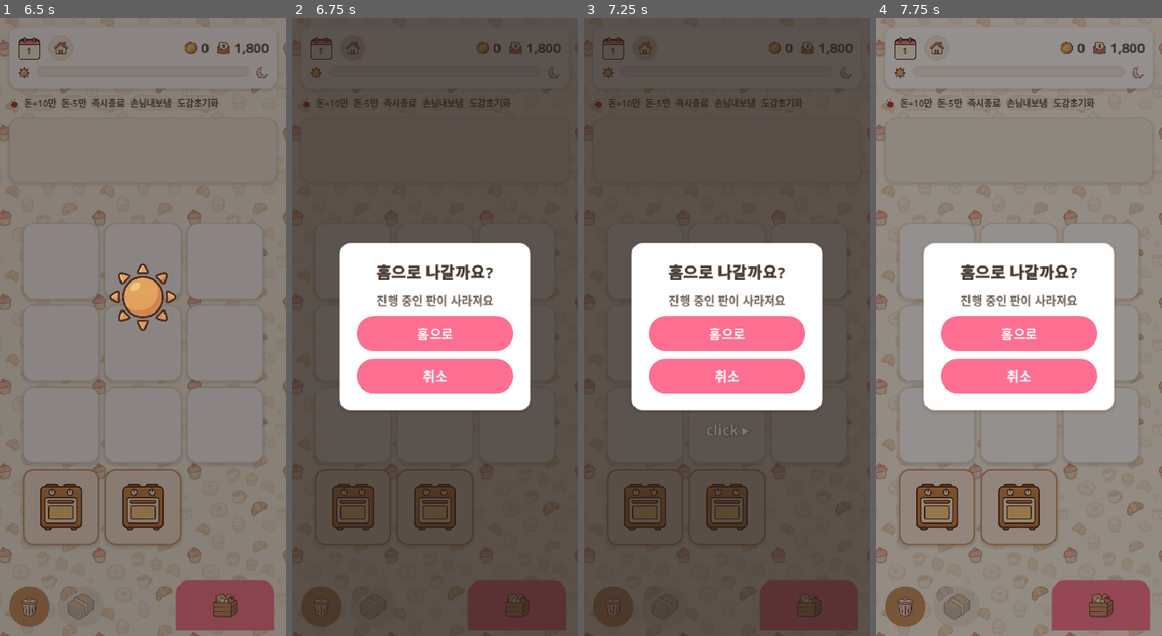
Above: before the commit, frames 1-4 (left to right).
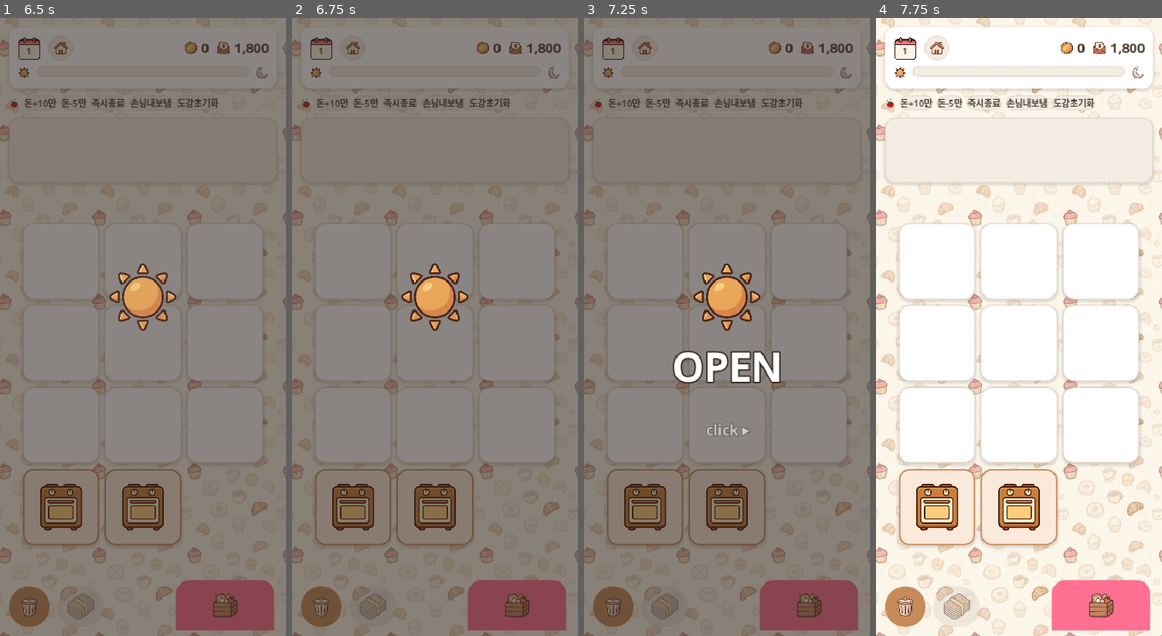
Above: after the commit, the same moments.

Repository: yellyB/game-slot-kitchen
Game: Godot game, scene res://scenes/Main.tscn
The game is run twice, just before and just after one commit, with the same random seed, the same clock (stepped at 60 frames per second) and the same inputs. Sound files missing from this copy of the repository are replaced by a short silence.
Inputs (mouse positions are in pixels of both pictures, inside the frame that each line leads up to):
- Up to frame 1 (6.5 s): click (60, 48) at 0.5 s; click "돈+10만" at 1.25 s; click "돈-5만" at 2 s; click "손님내보냄" at 2.75 s; click "도감초기화" at 3.5 s; click (28, 605) at 4.27 s; click (225, 605) at 5 s; click (143, 314) at 5.77 s
- Up to frame 2 (6.75 s): click (352, 48) at 6.5 s
- Up to frame 3 (7.25 s): no input
- Up to frame 4 (7.75 s): click (1019, 333) at 7.25 s, where only the run before the commit has a clickable "홈으로"

Frame 1 is identical in both runs. In frame 2, 98% of the frame differs, in the area x 0-100%, y 0-100%; in frame 3, 98%; in frame 4, 89%.

Commit message:
OPEN/CLOSE 딤 상태에서 뒤 버튼 클릭 차단
배너 딤이 mouse_filter IGNORE라 애니메이션 동안 뒤 버튼(창고 등)이 눌리던 문제.
딤을 STOP으로 바꿔 딤 떠있는 내내 뒤 입력 차단. 탭 캐처(z350)는 딤(z200) 위라
탭으로 넘기기는 정상 동작.

Co-Authored-By: Claude Opus 4.8 (1M context) <noreply@anthropic.com>

Diff:
--- a/scripts/main.gd
+++ b/scripts/main.gd
@@ -36,6 +36,7 @@
 var _expect_fly := false   # true면 이번 증가는 _fly_gain 도착 때 팝(즉시 팝 생략)
 var _hours_bar: ProgressBar
 var _hours_glow: Tween      # 마감 임박 펄스
+var _celebrating := false   # 승리 축포 중 — 새 게임/타이틀 이동 시 false(예약된 2차 축포 취소)
 var _hours_warning := false  # 임박 상태 진입 여부(전환 시 1회만 처리)
 var _blackout: ColorRect    # 폐업 암전 오버레이
 var _countdown_edge: Panel  # 카운트다운 화면 가장자리 빨강 비네트(마감 임박 원인 구분·A안)
@@ -1105,7 +1106,7 @@
   var dim := ColorRect.new()   # 어두운 배경(흐림 효과)
   dim.color = Color(0.164, 0.129, 0.106, 0.55)
   dim.set_anchors_and_offsets_preset(Control.PRESET_FULL_RECT)
-  dim.mouse_filter = Control.MOUSE_FILTER_IGNORE
+  dim.mouse_filter = Control.MOUSE_FILTER_STOP   # 딤 뜬 동안 뒤 버튼(창고 등) 클릭 차단
   root.add_child(dim)
 
   var center := CenterContainer.new()   # 이미지+텍스트 정중앙
